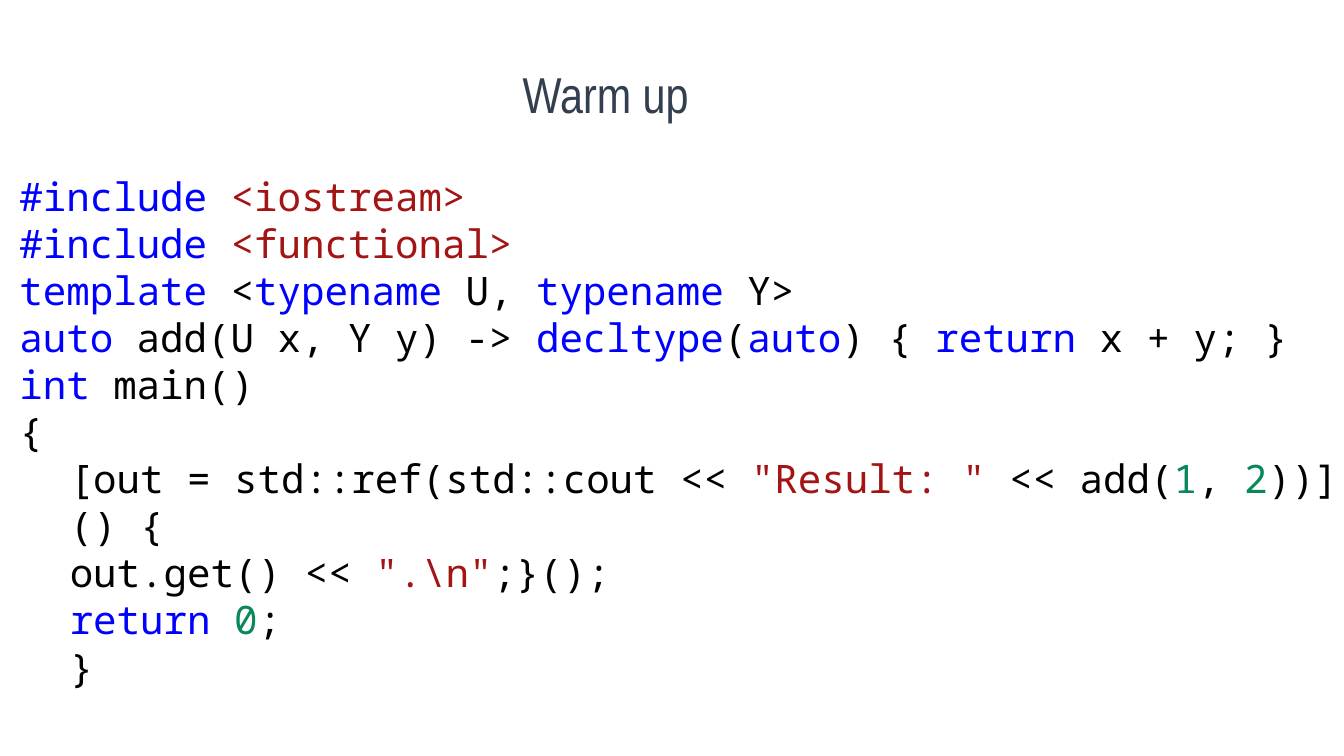
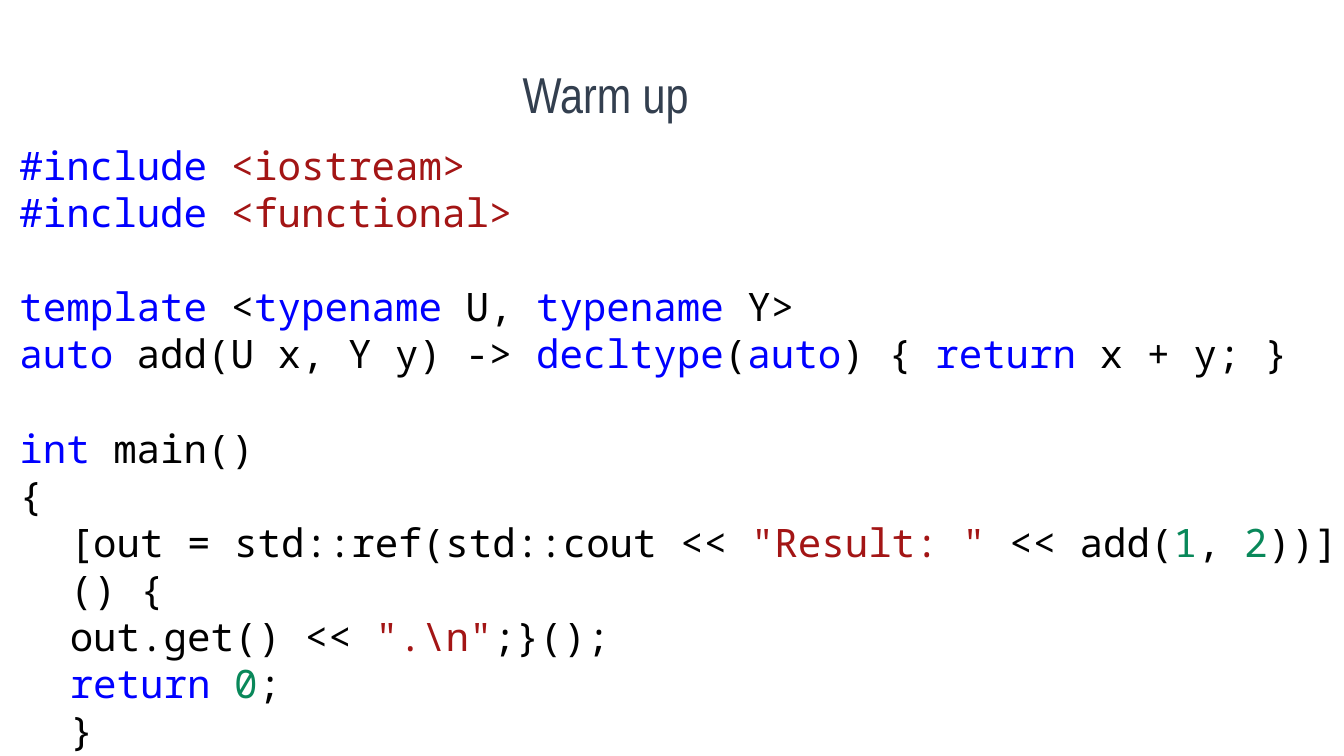
Before and after one commit to max4sharing/modern_cpp, a slide deck: slide 4 of C++11.pptx. Drawn at 1344x756 pixels with LibreOffice and Linux fonts; fonts in the diff are those of the drawing; background and template pictures are left out. Boxes give left, top, right and bottom in pixels: in the first picture for what was removed or moved away, otherwise in the second. Text is boxed around its words. In the diff, an @@ line names an element or a change of style, - is before the commit and + after.

```diff
--- a/C++11.pptx
+++ b/C++11.pptx
@@ text "#include <iostream>" rewrapped from (19,181,1338,640) to (19,150,1338,704) @@
```
Also in this commit, not shown: 3 other slides changed, 3 slides added.
